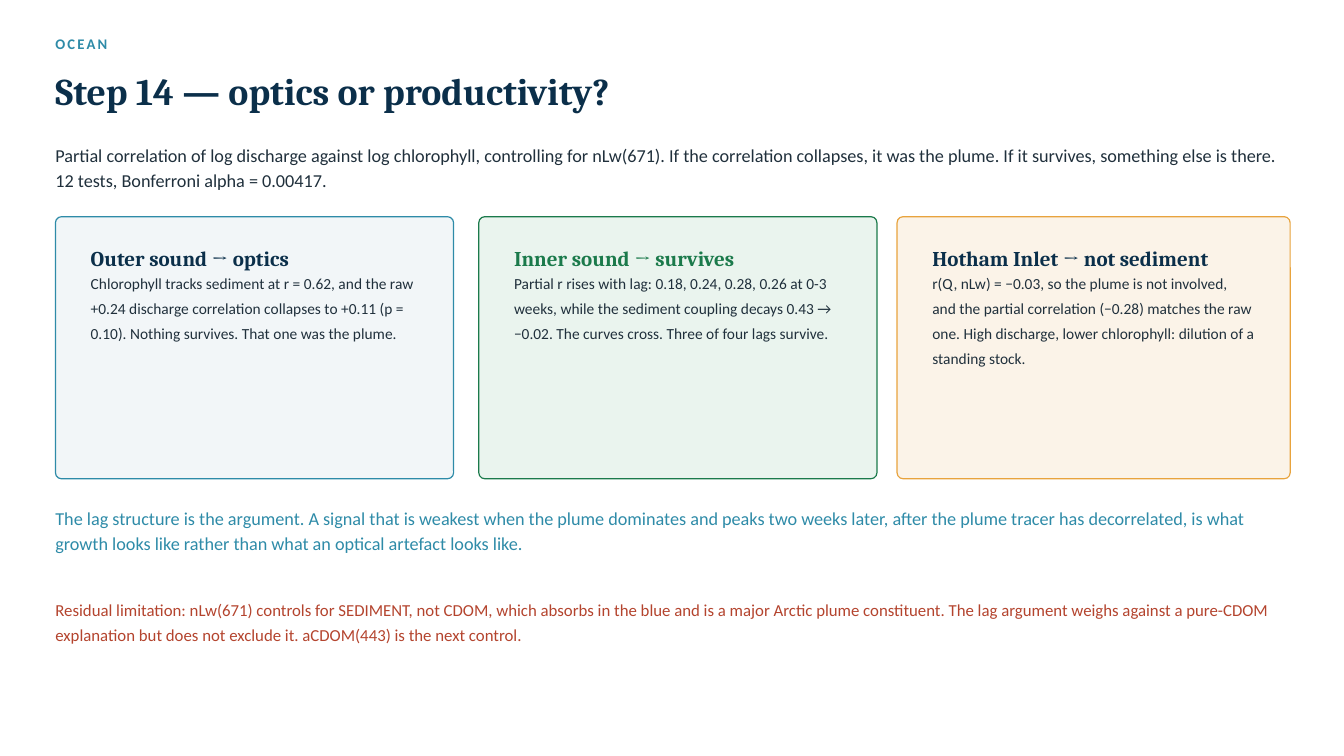
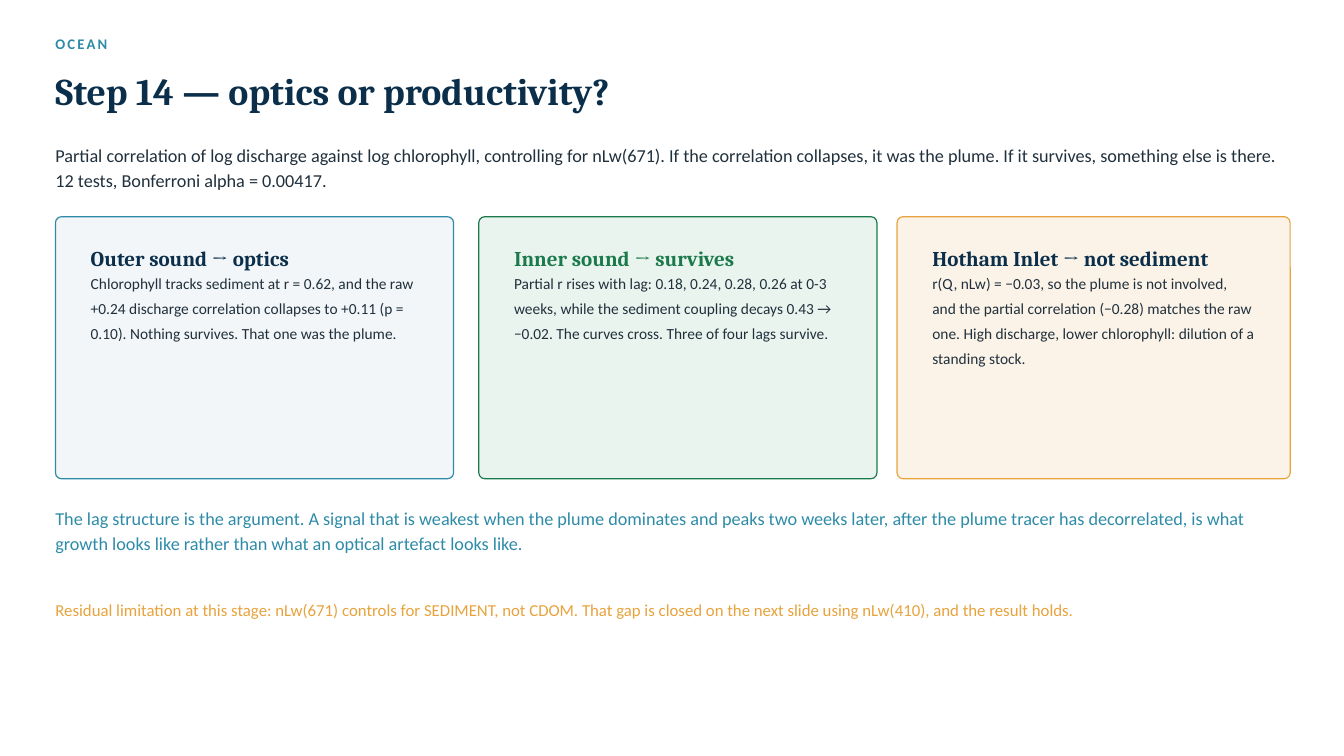
Before and after one commit to tmittal22/swot-kotzebue-sound, a slide deck: slide 33 of deck/Kotzebue_Full_Deck.pptx. Drawn at 1344x756 pixels with LibreOffice and Linux fonts; fonts in the diff are those of the drawing. Boxes give left, top, right and bottom in pixels: in the first picture for what was removed or moved away, otherwise in the second. Text is boxed around its words. In the diff, an @@ line names an element or a change of style, - is before the commit and + after.

```diff
--- a/deck/Kotzebue_Full_Deck.pptx
+++ b/deck/Kotzebue_Full_Deck.pptx
@@ text at <box>55,604,1073,619</box>: text changed; text colour #B4442E to #E8A33D @@
-Residual limitation: nLw(671) controls for SEDIMENT, not CDOM, which absorbs in the blue and is a major Arctic plume constituent. The lag argument weighs against a pure-CDOM explanation but does not exclude it. aCDOM(443) is the next control.
+Residual limitation at this stage: nLw(671) controls for SEDIMENT, not CDOM. That gap is closed on the next slide using nLw(410), and the result holds.
```
Also in this commit, not shown: 1 slide added, 21 other files.
